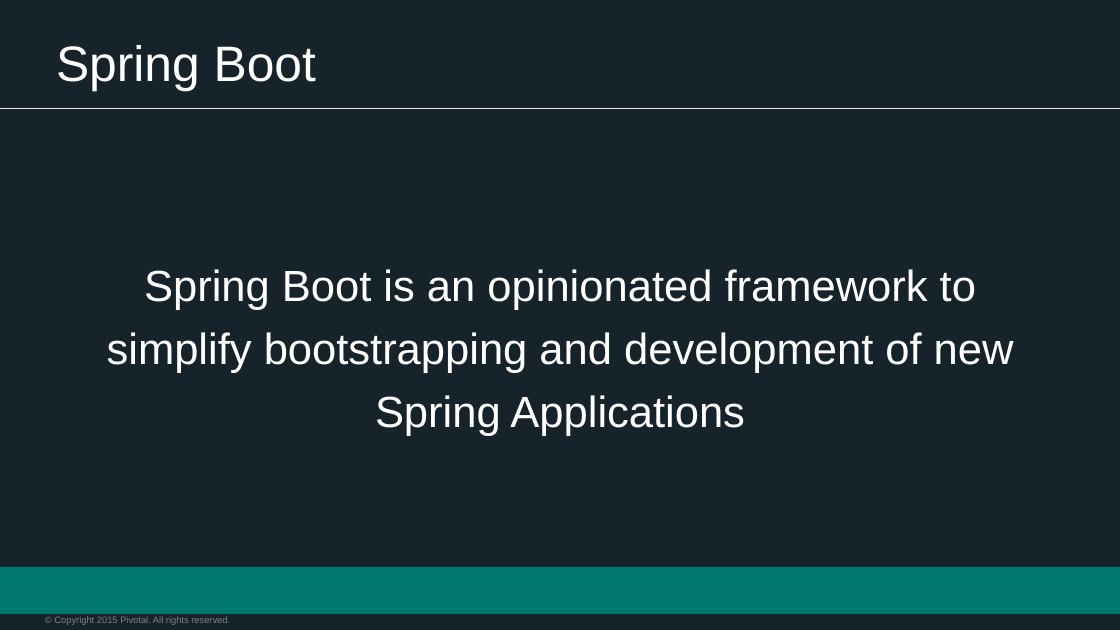
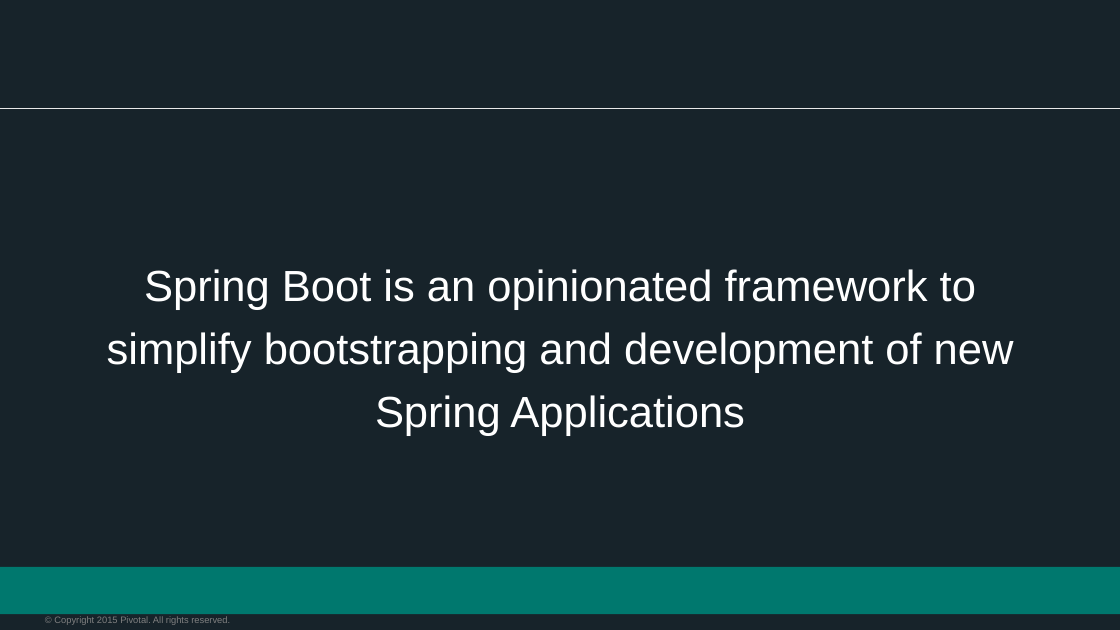
Before and after one commit to appalrpivotal/PCF-Workshop-ESI, a slide deck: slide 10 of presentations/5-Spring_Overview.pptx (slide 2 before the commit). Drawn at 1120x630 pixels with LibreOffice and Linux fonts; fonts in the diff are those of the drawing; background and template pictures are left out. Boxes give left, top, right and bottom in pixels: in the first picture for what was removed or moved away, otherwise in the second. Text is boxed around its words. In the diff, an @@ line names an element or a change of style, - is before the commit and + after.

```diff
--- a/presentations/5-Spring_Overview.pptx
+++ b/presentations/5-Spring_Overview.pptx
@@ title removed at [56, 45, 316, 91] @@
-Spring Boot
```
Also in this commit, not shown: 22 other slides changed, 31 slides added, 1 slide removed, 1 other file.
